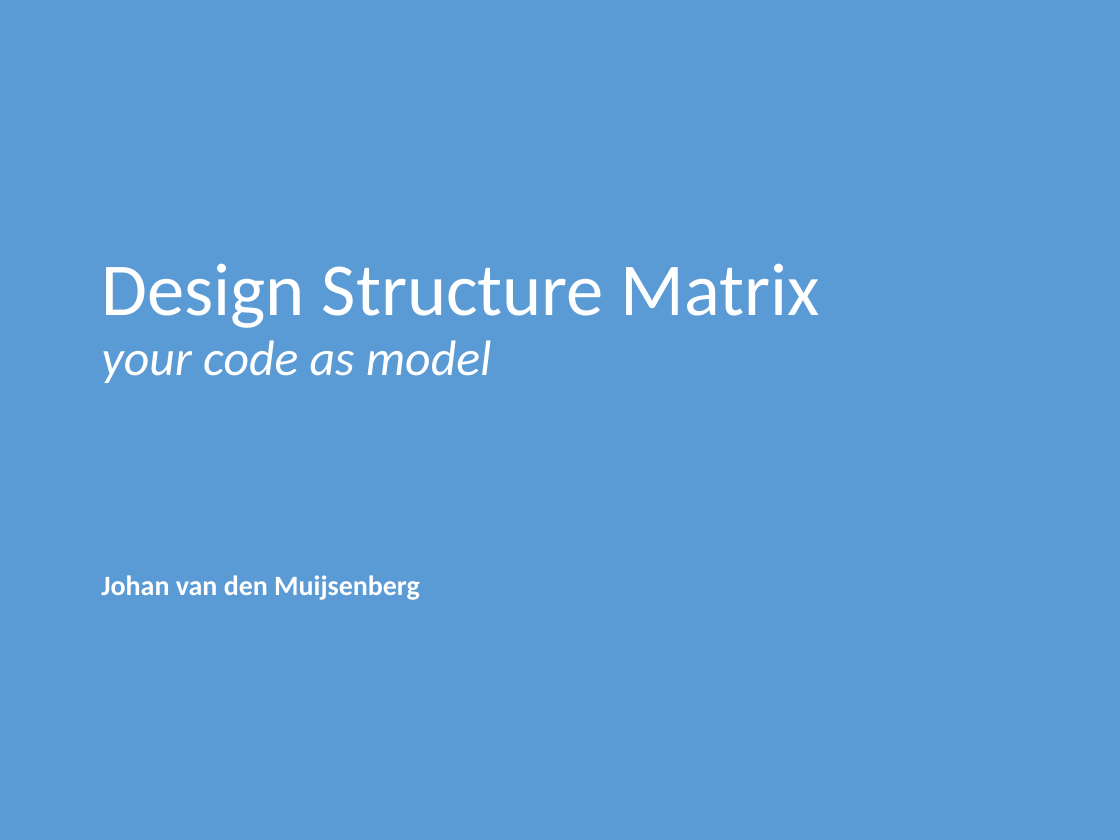
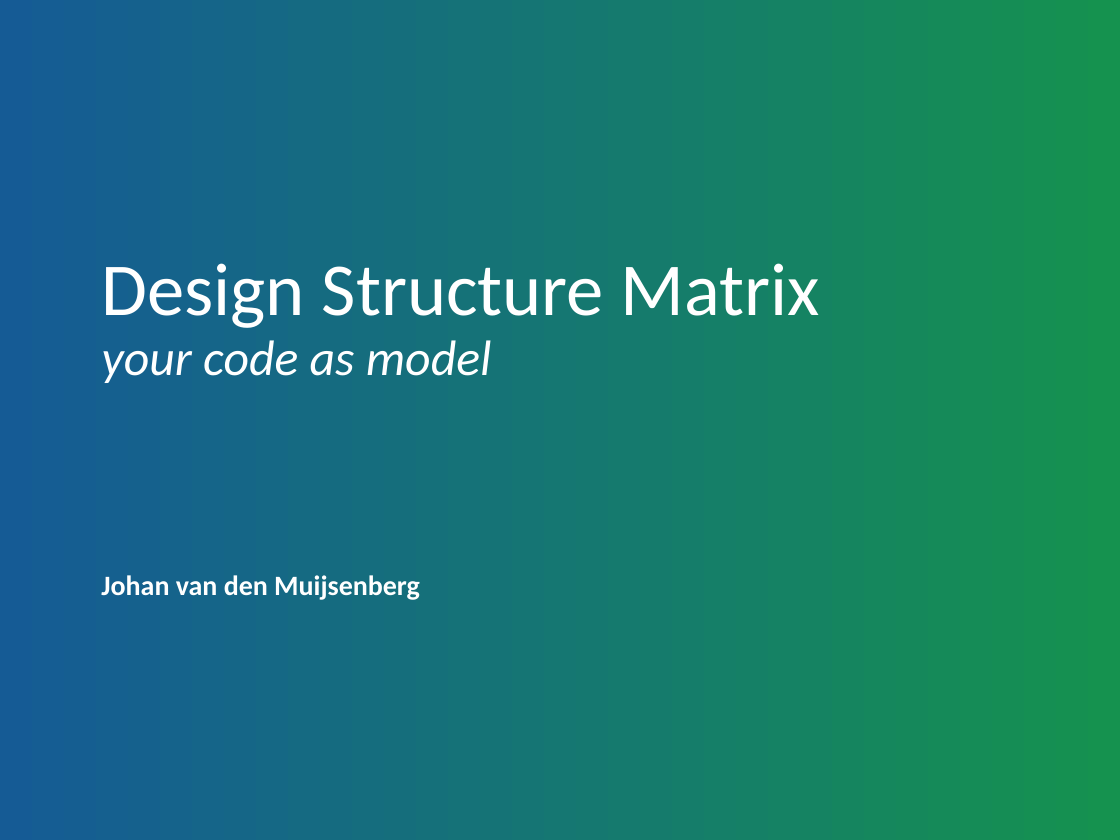
Before and after one commit to dsmsuite/dsmsuite.github.io, a slide deck: slide 1 of documents/DsmPresentation.pptx. Drawn at 1120x840 pixels with LibreOffice and Linux fonts; fonts in the diff are those of the drawing. Boxes give left, top, right and bottom in pixels: in the first picture for what was removed or moved away, otherwise in the second. Text is boxed around its words. In the diff, an @@ line names an element or a change of style, - is before the commit and + after.

```diff
--- a/documents/DsmPresentation.pptx
+++ b/documents/DsmPresentation.pptx
@@ background #5B9BD5 to gradient #155B95 to #15924F to #B5D2EC to #CEE1F2 @@
```
Also in this commit, not shown: 8 other slides changed, 1 slide added, 1 slide removed.
